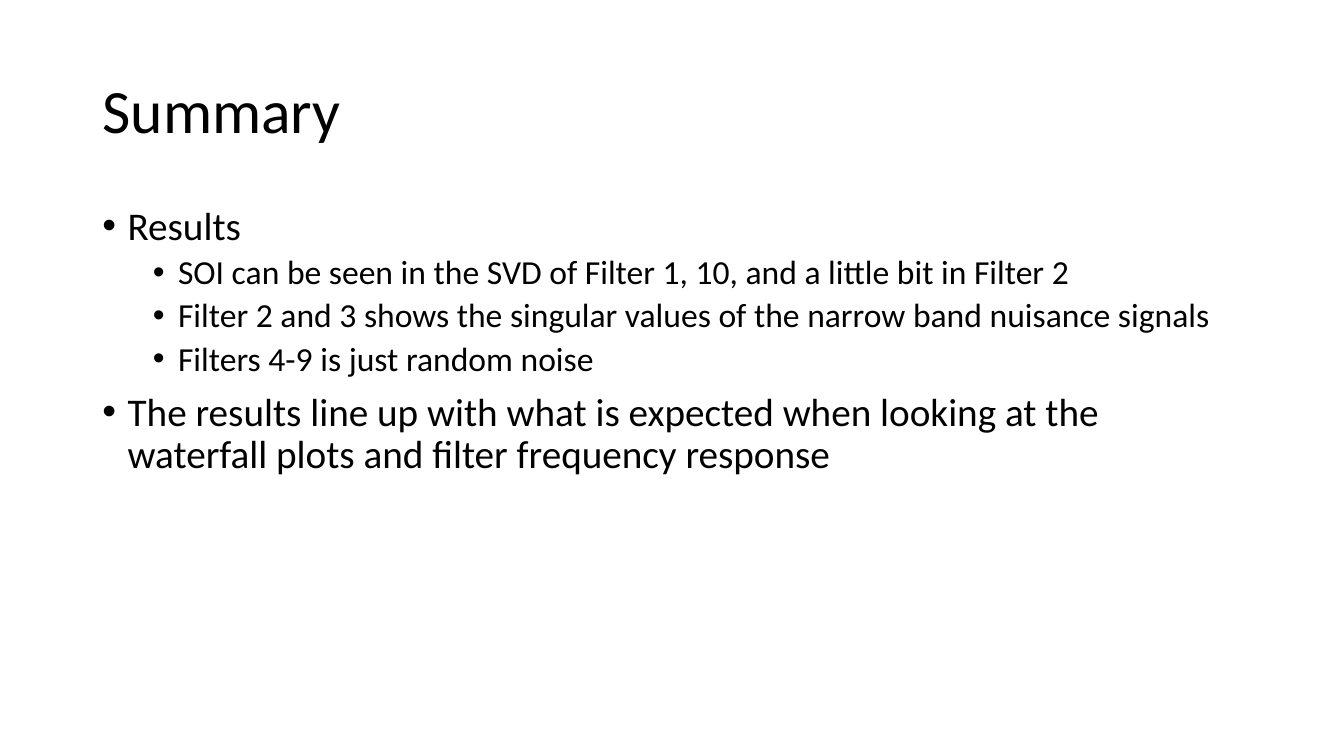
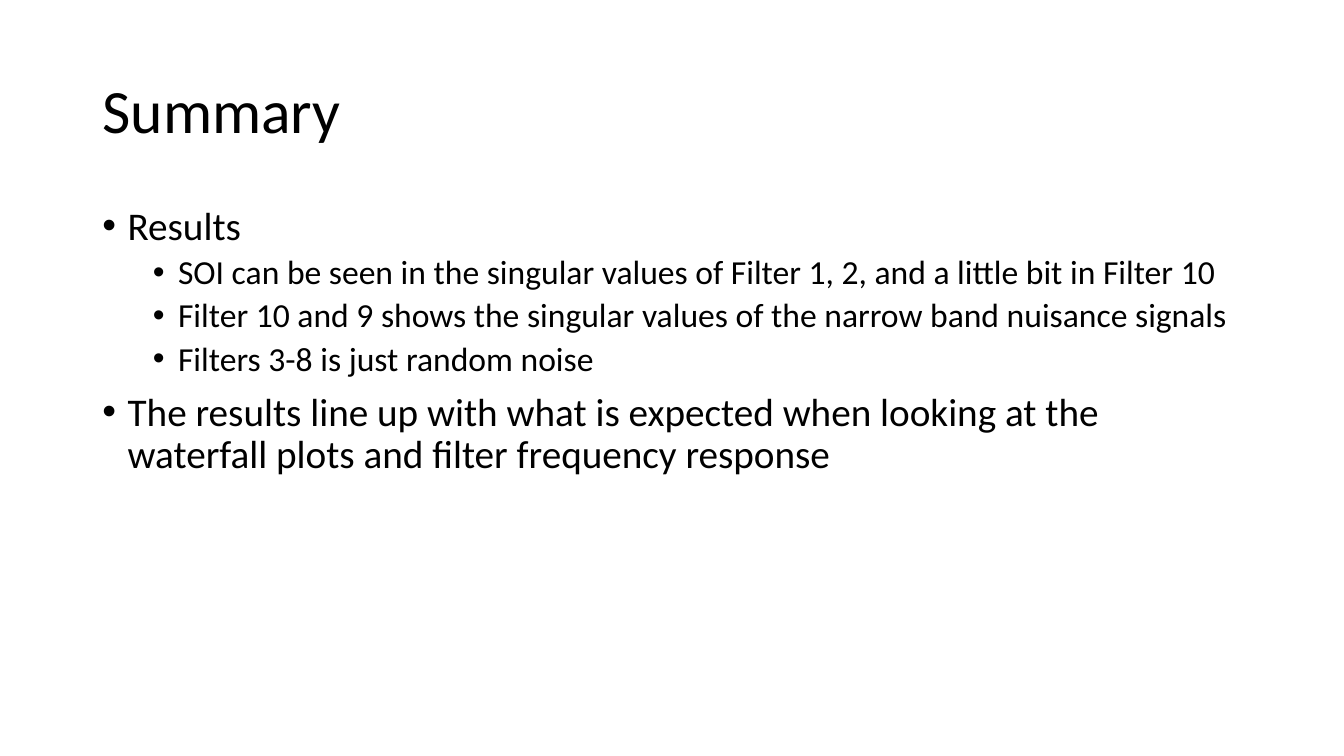
Before and after one commit to laurenlusk/DigiCommFinalProject, a slide deck: slide 13 of Singular Value Powerpoints/SVD 10 Filters Snippet 2.pptx. Drawn at 1344x756 pixels with LibreOffice and Linux fonts; fonts in the diff are those of the drawing. Boxes give left, top, right and bottom in pixels: in the first picture for what was removed or moved away, otherwise in the second. Text is boxed around its words. In the diff, an @@ line names an element or a change of style, - is before the commit and + after.

```diff
--- a/Singular Value Powerpoints/SVD 10 Filters Snippet 2.pptx
+++ b/Singular Value Powerpoints/SVD 10 Filters Snippet 2.pptx
@@ text at box(178, 260, 1226, 377): text changed @@
-  • SOI can be seen in the SVD of Filter 1, 10, and a little bit in Filter 2
-  • Filter 2 and 3 shows the singular values of the narrow band nuisance signals
-  • Filters 4-9 is just random noise
+  • SOI can be seen in the singular values of Filter 1, 2, and a little bit in Filter 10
+  • Filter 10 and 9 shows the singular values of the narrow band nuisance signals
+  • Filters 3-8 is just random noise
```
Also in this commit, not shown: 3 other slides changed, 3 other files.
